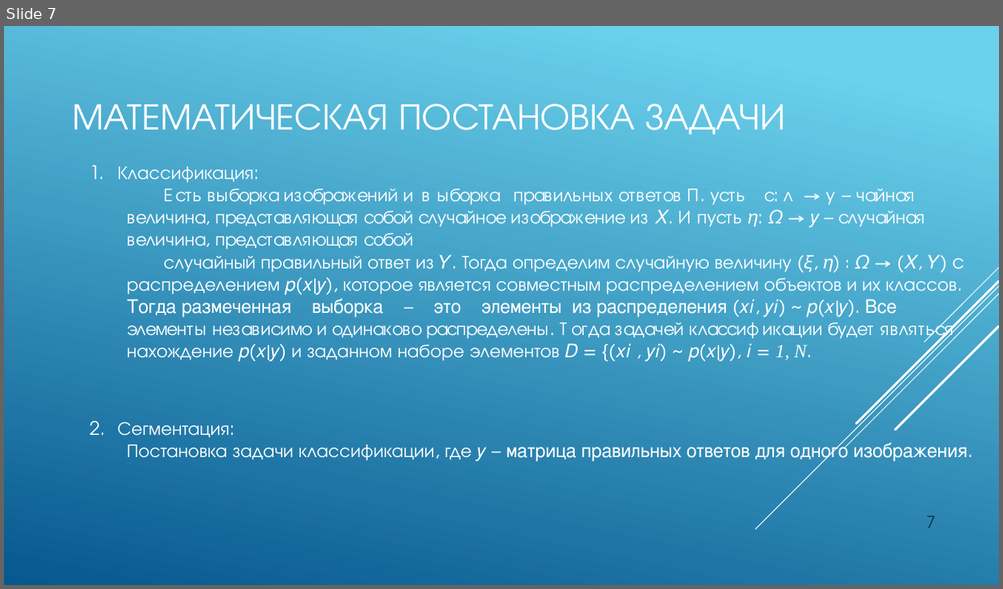
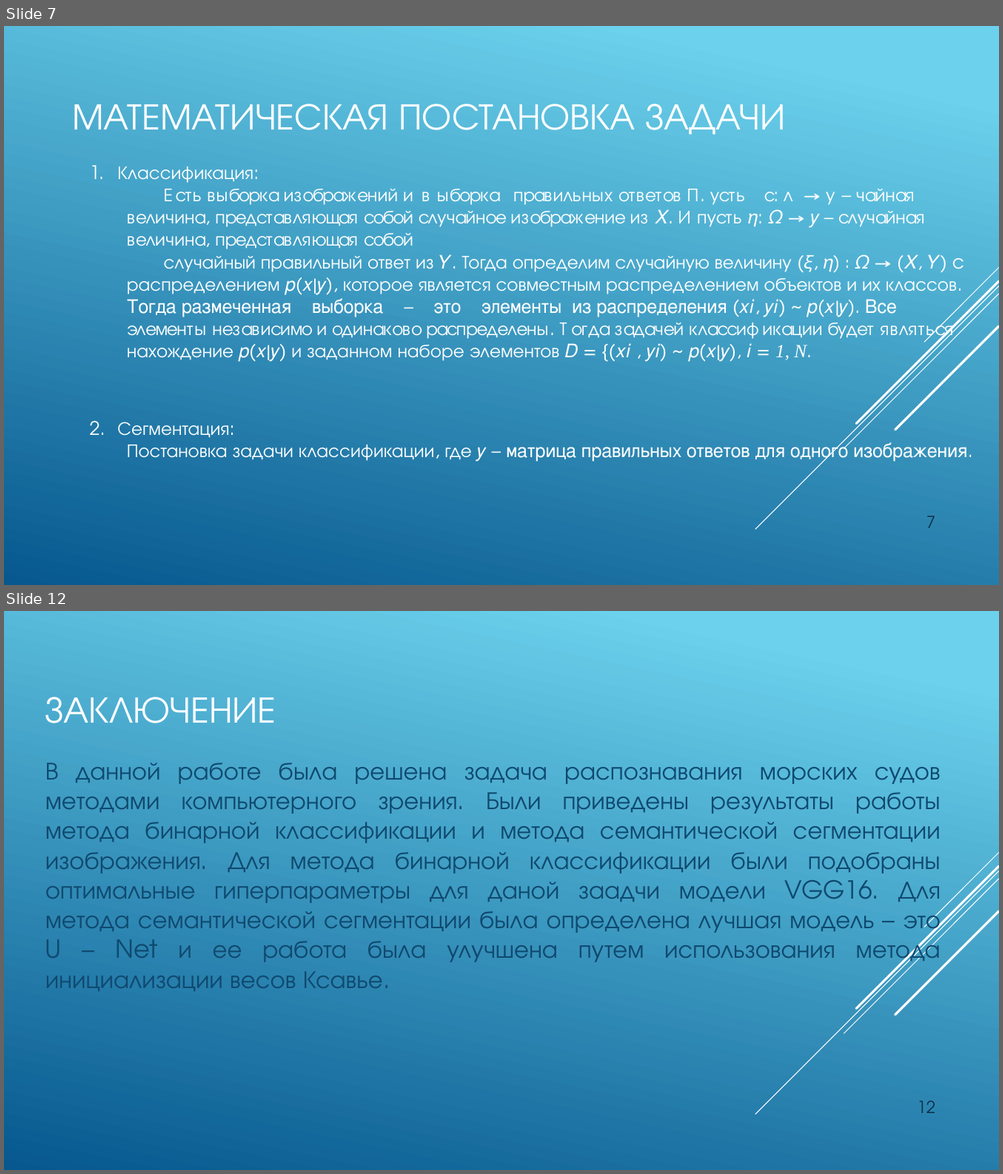
Before and after one commit to JacKira/Airbus_ship_detection, a slide deck: Отчет/ВКР презентация.pptx. Shown one above the other, each under a label of ours: slide 7 before the commit, slides 7 and 12 after it; the slides between them are not shown. The pictures are 1003x589 and 1003x1174 pixels, drawn with LibreOffice and Linux fonts; fonts in the diff are those of the drawing. Boxes give left, top, right and bottom in pixels: in the first picture for what was removed or moved away, otherwise in the second. Text is boxed around its words. In the diff, an @@ line names an element or a change of style, - is before the commit and + after.

```diff
--- a/Отчет/ВКР презентация.pptx
+++ b/Отчет/ВКР презентация.pptx
@@ slide 12 added at bbox=[4, 611, 999, 1170], background gradient #6ED2EB to #06588E; not listed: 5 template elements that a slide beside it also shows @@
@@ title added at bbox=[45, 697, 276, 723], 36 pt, text #FFFFFF @@
+ЗАКЛЮЧЕНИЕ
@@ text added at bbox=[45, 763, 940, 991], 24 pt, text #0F496F @@
+В данной работе была решена задача распознавания морских судов методами компьютерного зрения. Были приведены результаты работы метода бинарной классификации и метода семантической сегментации изображения. Для метода бинарной классификации были подобраны оптимальные гиперпараметры для даной заадчи модели VGG16. Для метода семантической сегментации была определена лучшая модель – это U – Net и ее работа была улучшена путем использования метода инициализации весов Ксавье.
@@ page number added at bbox=[916, 1101, 935, 1113], 16 pt, text #0A304A @@
+12
```
Also in this commit, not shown: 3 slides changed, 3 other slides added, 2 slides removed, 1 other file.
